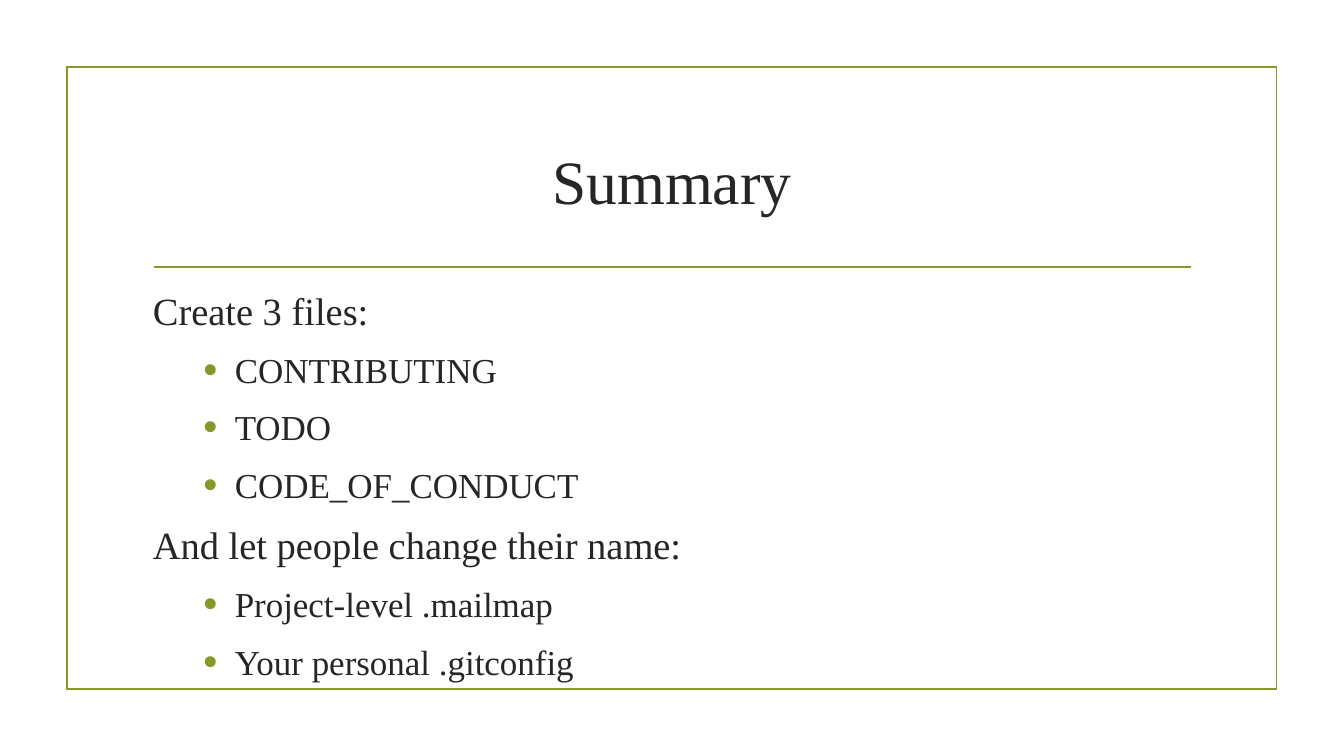
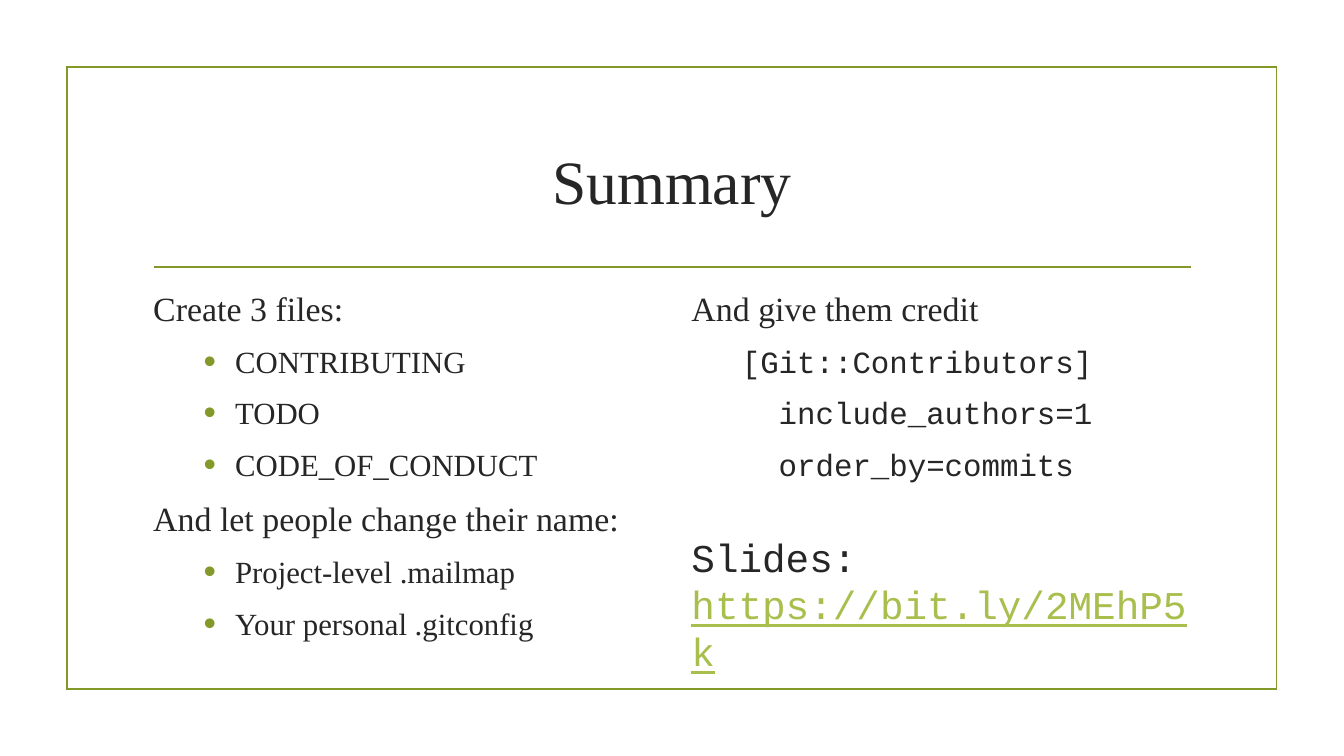
Before and after one commit to jmaslak/OpenYourOpenSourceSlides, a slide deck: slide 8 of OpenYourOpenSource.pptx (slide 7 before the commit). Drawn at 1344x756 pixels with LibreOffice and Linux fonts; fonts in the diff are those of the drawing; background and template pictures are left out. Boxes give left, top, right and bottom in pixels: in the first picture for what was removed or moved away, otherwise in the second. Text is boxed around its words. In the diff, an @@ line names an element or a change of style, - is before the commit and + after.

```diff
--- a/OpenYourOpenSource.pptx
+++ b/OpenYourOpenSource.pptx
@@ text "Create 3 files:" at <box>153,297,619,641</box>: size 27.5 to 24.2 pt in "Create 3 files:", "And let people change their name:"; size 25 to 22 pt in "CONTRIBUTING", "TODO", "CODE_OF_CONDUCT", "Project-level .mailmap" and 1 more places @@
@@ text added at <box>691,297,1186,627</box>, 22 pt, text #262626 @@
+And give them credit
+  [Git::Contributors]
+  include_authors=1
+  order_by=commits
+Slides: https://bit.ly/2MEhP5k
```
Also in this commit, not shown: 4 other slides changed, 1 slide added, 1 other file.
